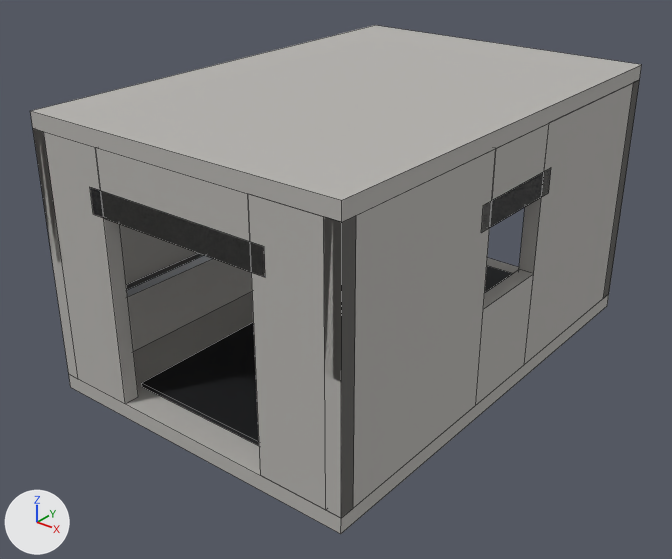
Two versions of the FBX model Assets/_Project/04.Art/02.Models/Interior/SM_Room_Corridor.fbx, one commit apart.
One viewpoint serves both versions: a 50 mm camera at (6.76, -8.98, 6.22) aimed at (-0.06, -0.46, 0.94). Lighting does not change. The marker at lower left points along +X, +Y and +Z. The picture after the commit comes second. Mesh edges are drawn as thin lines. Where no turn or scale is listed for an object, it has been applied to the vertices. Vertices at exactly the same position are counted once.

The first picture shows 'SM_Room_Corridor'.
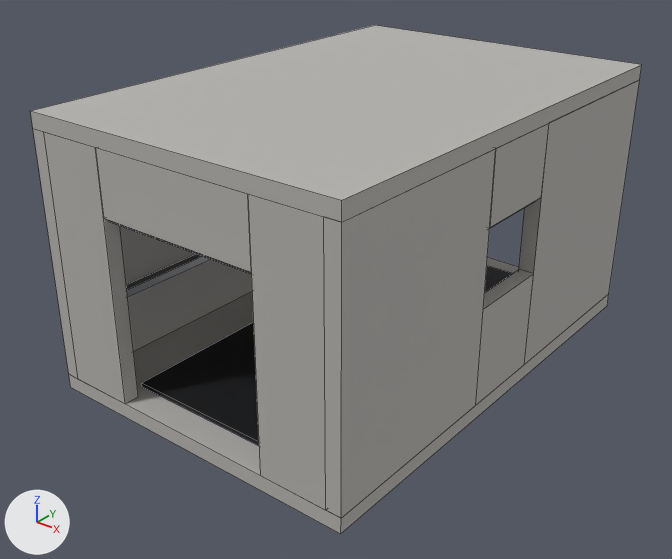
What differs and where, as boxes [x1, y1, x2, y2] in the pictures (672 x 559 px; the box of a moved part takes in the faces that stretch with it):
part 1 of me_sm_room_corridor, added (mostly hidden)
    after: [109, 220, 251, 274]
part 2 of me_sm_room_corridor, deleted
    before: [481, 169, 551, 233]
part 3 of me_sm_room_corridor, deleted
    before: [90, 187, 265, 277]
part 4 of me_sm_room_corridor, moved or reshaped
    before: [33, 129, 356, 518]
    after: [44, 132, 326, 510]
part 5 of me_sm_room_corridor, moved or reshaped (not visible afterwards)
    before: [603, 81, 639, 298]

Diff of the bpy script that builds the scene:
```diff
--- a/Assets/_Project/04.Art/02.Models/Interior/SM_Room_Corridor.fbx.py
+++ b/Assets/_Project/04.Art/02.Models/Interior/SM_Room_Corridor.fbx.py
@@ me_sm_room_corridor @@
 me_sm_room_corridor.from_pydata(...)  # 120 vertices, 114 faces; spans x -2.2..2.2, y -3.2..3.2, z -0.2..3.4
 # used by ob_sm_room_corridor; location = (0.0, 0.0, 0.0)
+# me_sm_room_corridor part 1: a new loose piece, a box spanning x -1.28..1.28, y -3.14..-2.86, z 2.34..2.66, in mat_m_mega_dark (dark grey #3e3f42)
+# me_sm_room_corridor part 2: the loose piece of 8 vertices spanning x 1.86..2.2, y -0.78..0.78, z 2.3..2.62 is deleted
+# me_sm_room_corridor part 3: the loose piece of 8 vertices spanning x -1.28..1.28, y -3.2..-2.86, z 2.4..2.72 is deleted
+# me_sm_room_corridor part 4
+# 4 vertices are removed from x -2.2..2.2, y -3.0, z 0.0..3.2
+# 10 faces are deleted
+# 4 vertices are added at (-2.0, -3.0, 0.0), (-2.0, -3.0, 3.2), (2.0, -3.0, 0.0), (2.0, -3.0, 3.2)
+# 10 new faces join them, mat_m_mega_concrete (grey #b6b3af)
+# me_sm_room_corridor part 5
+# 4 vertices are removed from x -2.2..2.2, y 3.0, z 0.0..3.2
+# 10 faces are deleted
+# 4 vertices are added at (-2.0, 3.0, 0.0), (-2.0, 3.0, 3.2), (2.0, 3.0, 0.0), (2.0, 3.0, 3.2)
+# 10 new faces join them, mat_m_mega_concrete (grey #b6b3af)
 me_sm_room_corridor.materials.append(mat_m_mega_concrete)
```
